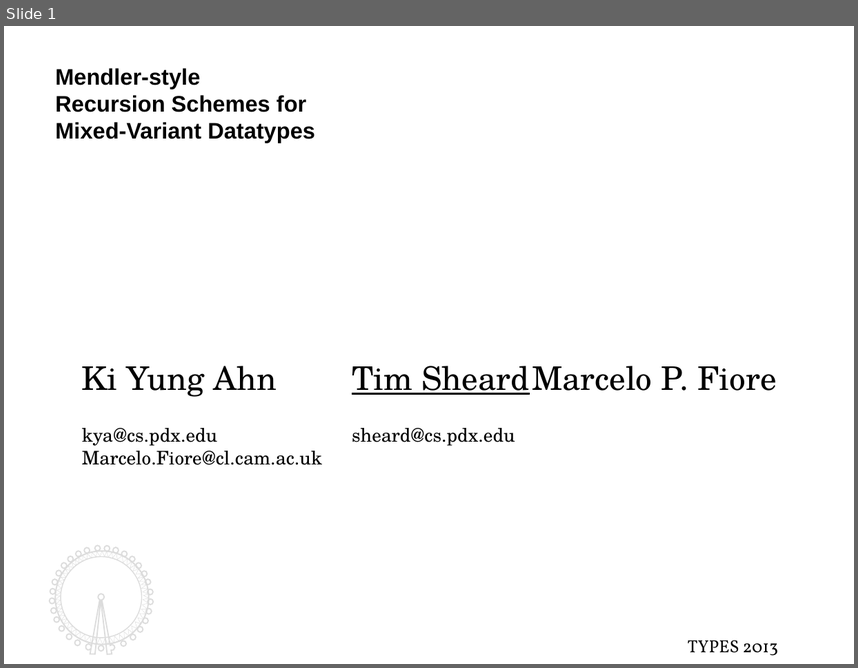
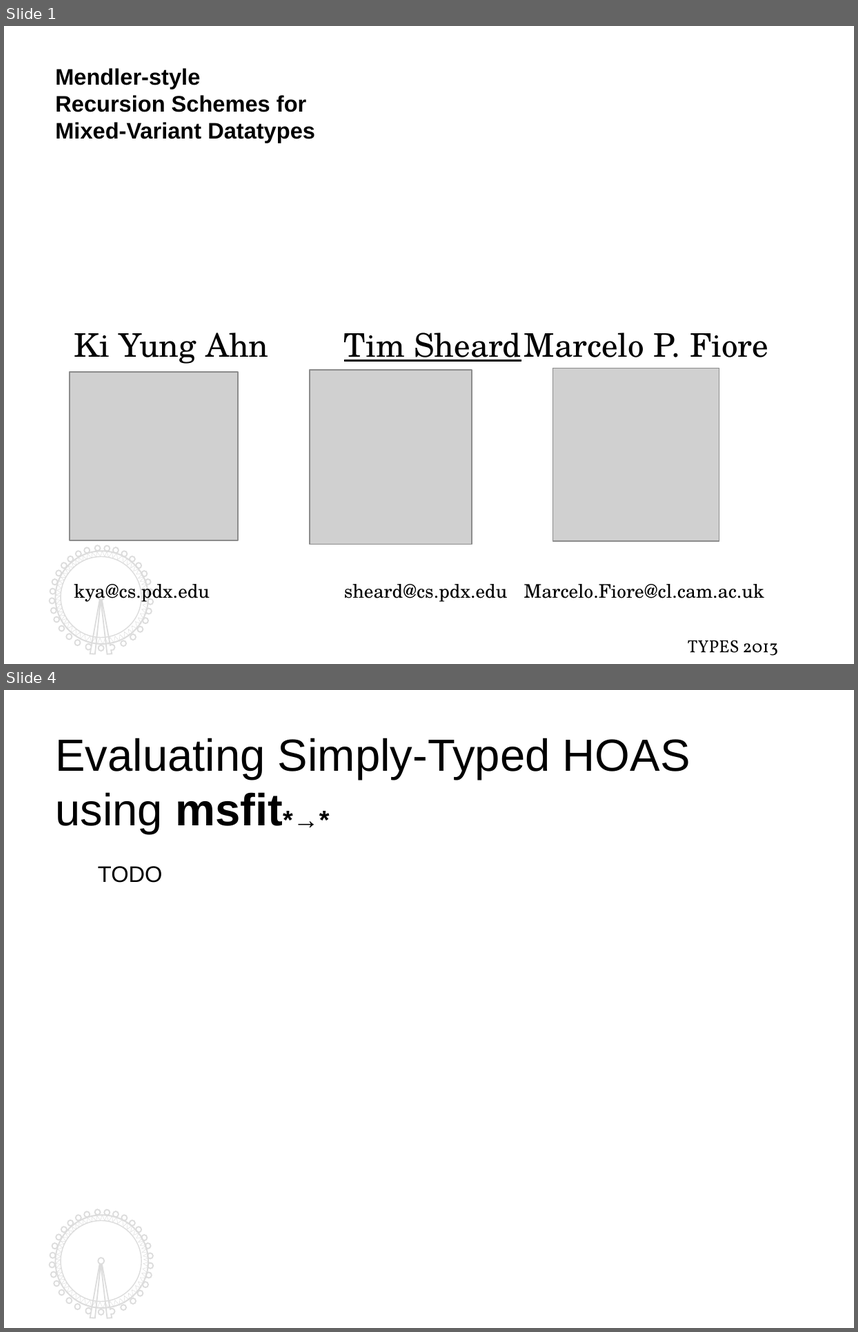
Before and after one commit to kyagrd/naxPapers, a slide deck: draft/TYPES13/ppt/myslide.odp. Shown one above the other, each under a label of ours: slide 1 before the commit, slides 1 and 4 after it; the slides between them are not shown. The pictures are 858x668 and 858x1332 pixels, drawn with LibreOffice and Linux fonts; fonts in the diff are those of the drawing; grey boxes stand for pictures. Boxes give left, top, right and bottom in pixels: in the first picture for what was removed or moved away, otherwise in the second. Text is boxed around its words. In the diff, an @@ line names an element or a change of style, - is before the commit and + after.

```diff
--- a/draft/TYPES13/ppt/myslide.odp
+++ b/draft/TYPES13/ppt/myslide.odp
@@ slide 4 added at (4,690,854,1328), background #FFFFFF; not listed: 4 template elements that a slide beside it also shows @@
@@ text added at (55,738,691,834), 36 pt, text #000000 @@
+Evaluating Simply-Typed HOAS
+using msfit*→*
@@ text added at (98,866,162,883), 18 pt, text #000000 @@
+TODO
@@ slide 1 changed as well @@
@@ text "Ki Yung Ahn Tim Sheard ..." rewrapped from (82,365,776,465) to (74,332,769,601) @@
@@ picture added at (70,372,238,540) @@
@@ picture added at (310,370,473,544) @@
@@ picture added at (553,368,720,541) @@
@@ outline redrawn in 3 elements at (49,546,152,655), (55,551,149,645), (55,551,148,644) @@
```
Also in this commit, not shown: 4 other slides added, 1 slide removed, 5 other files.
